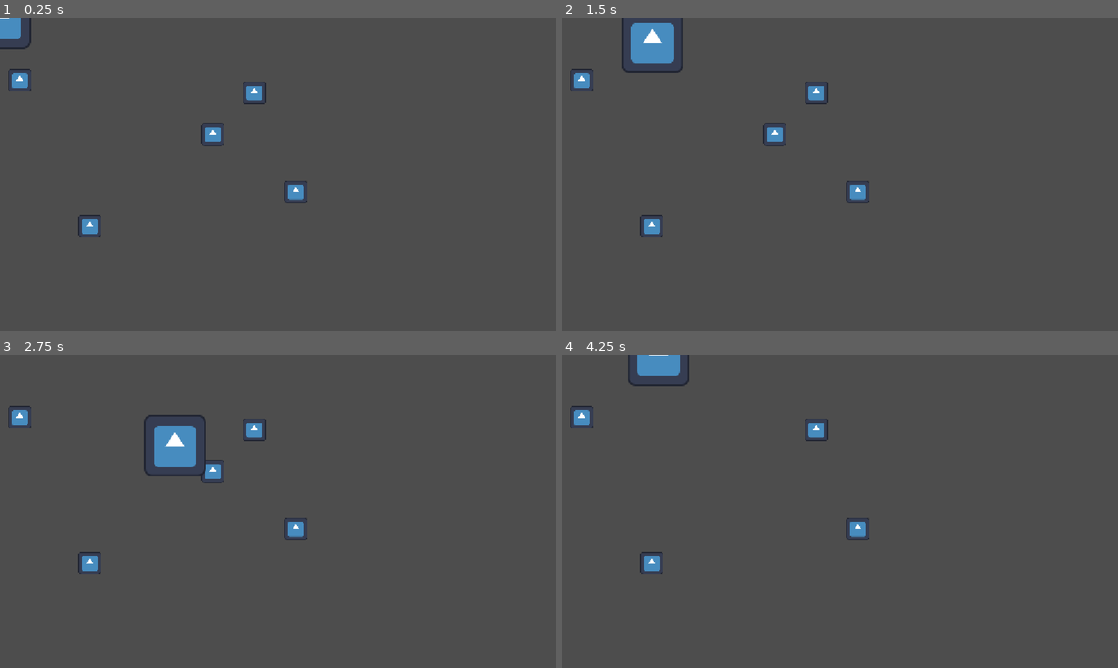
Above: before the commit, frames 1-4 (two rows, left to right).
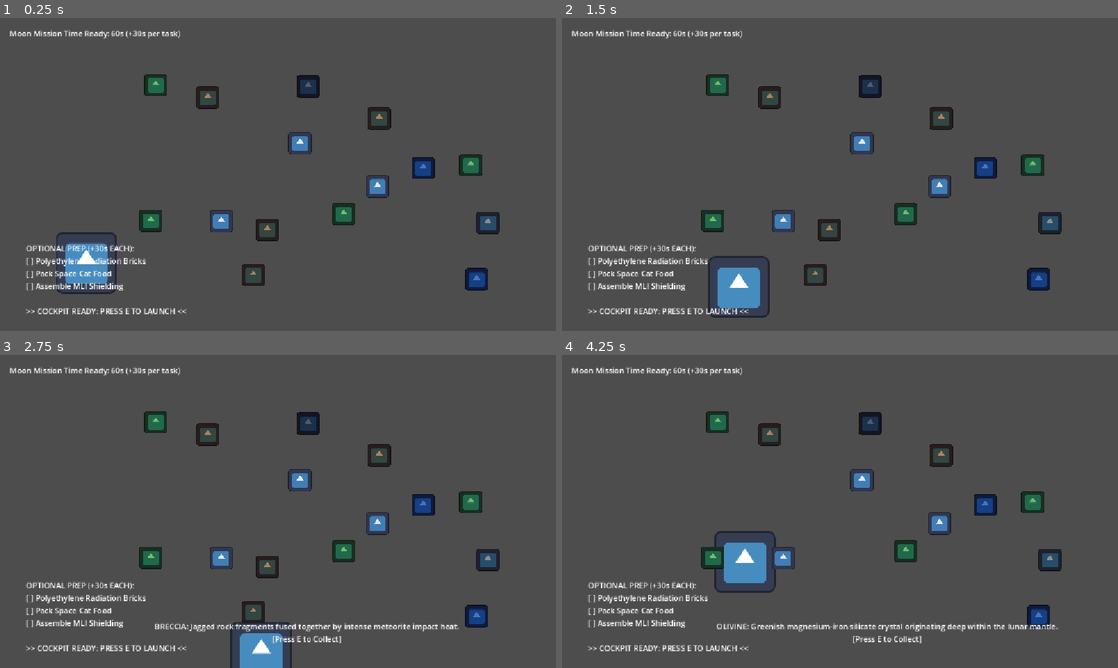
Above: after the commit, the same moments.

Repository: duha-oruc/astromeow
Game: Godot game, scene res://MoonSurface.tscn
Same seed, same stepped clock (60 frames per second), same inputs: the game is played once before the commit and once after it. This scene is started directly instead of the project's main scene. The engine's default icon, where the game draws it, is replaced by a stand-in: a white triangle on a blue panel in a dark square.
Inputs:
- Up to frame 1 (0.25 s): no input
- Up to frame 2 (1.5 s): tap Enter at 0.5 s; hold Right (ui_right) 0.53-1.28 s; hold E (interact) 0.53-1.28 s; hold Down (ui_down) from 1.28 s (still down); tap E (interact) at 1.35 s
- Up to frame 3 (2.75 s): release Down (ui_down) at 2.03 s; hold Right (ui_right) from 2.03 s (still down); hold E (interact) from 2.03 s (still down)
- Up to frame 4 (4.25 s): release Right (ui_right) at 2.78 s; release E (interact) at 2.78 s; hold Up (ui_up) 2.78-3.53 s; tap E (interact) at 2.85 s; hold Left (ui_left) from 3.53 s (still down); hold E (interact) from 3.53 s (still down)

The runs differ from the first frame. In frame 1, 8.1% of the frame differs, in the area x 0-90%, y 0-95%; in frame 2, 9.2%; in frame 3, 9.7%, in the area x 1-90%, y 3-100%; in frame 4, 8.7%.

Commit message:
almost finished!!!

Diff:
--- a/CatPlayer.gd
+++ b/CatPlayer.gd
@@ -9,6 +9,10 @@
 	velocity = direction * speed
 	move_and_slide()
 
+	var screen_size = get_viewport_rect().size
+	global_position.x = clamp(global_position.x, 32.0, screen_size.x - 32.0)
+	global_position.y = clamp(global_position.y, 32.0, screen_size.y - 32.0)
+
 	# Flip sprite based on movement
 	if direction.x != 0:
 		$Sprite2D.flip_h = direction.x < 0
--- a/CatPlayer.tscn
+++ b/CatPlayer.tscn
@@ -7,6 +7,7 @@
 size = Vector2(128, 128)
 
 [node name="CatPlayer" type="CharacterBody2D" unique_id=1714807404]
+position = Vector2(179, 507)
 script = ExtResource("1_0xm2m")
 
 [node name="Sprite2D" type="Sprite2D" parent="." unique_id=39040301]
--- a/CockpitConsole.gd
+++ b/CockpitConsole.gd
@@ -4,10 +4,8 @@
 	if Input.is_action_just_pressed("interact"):
 		var player = get_parent().get_node_or_null("CatPlayer")
 		if player and global_position.distance_to(player.global_position) < 120.0:
-			if GameManager.all_tasks_done():
-				GameManager.current_phase = "MOON"
-				GameManager.is_timer_running = false
-				GameManager.emit_signal("stats_updated")
-				get_tree().current_scene.load_moon_surface()
+			var current = get_tree().current_scene
+			if current.has_method("load_launch_cutscene"):
+				current.load_launch_cutscene()
 			else:
-				print("Meow! Finish all pre-flight preparations first!")
+				get_tree().change_scene_to_file("res://LaunchCutscene.tscn")
--- a/GameManager.gd
+++ b/GameManager.gd
@@ -2,58 +2,86 @@
 
 signal stats_updated
 signal game_over(won: bool, reason: String)
+signal rock_hovered(info_text: String)
 
-# Phase 1: Ship Prep Tasks
+# Phase 1: Optional Ship Prep Tasks (+30s each)
 var tasks = {
-	"polyethylene": false, # Radiation shielding bricks
-	"space_food": false,   # Rations
-	"mli": false           # Multi-Layer Insulation
+	"polyethylene": false,
+	"space_food": false,
+	"mli": false
 }
 
-# Timer / Mission Readiness Counter
-var mission_timer: float = 60.0
-var is_timer_running: bool = true
-var current_phase: String = "SHIP" # "SHIP" or "MOON"
+# Phase 2: Dynamic 5-Rock Mission Targets
+var all_rock_types = ["Basalt", "Anorthosite", "Breccia", "Regolith", "Ilmenite", "Olivine"]
+const ROCK_DESCRIPTIONS = {
+	"Basalt": "(iron & magnesium)",
+	"Anorthosite": "Bright white highland",
+	"Breccia": "Jagged rock fragments",
+	"Regolith": "Fine, powdery lunar dust",
+	"Ilmenite": "Titanium-iron oxide",
+	"Olivine": "Greenish magnesium-iron crystal"
+}
+var target_rocks: Dictionary = {}
+var collected_rocks: Dictionary = {}
 
-# Phase 2: Moon Rock Collection
-var target_rocks = {
-	"Basalt": 3,
-	"Anorthosite": 2
-}
-var collected_rocks = {
-	"Basalt": 0,
-	"Anorthosite": 0
-}
+var time_left: float = 60.0 # Base 1 minute for the Moon phase
+var is_timer_running: bool = false
+var current_phase: String = "SHIP"
+
+func _ready() -> void:
+	generate_random_targets()
+
+func generate_random_targets() -> void:
+	target_rocks.clear()
+	collected_rocks.clear()
+
+	for i in range(5):
+		var chosen = all_rock_types.pick_random()
+		target_rocks[chosen] = target_rocks.get(chosen, 0) + 1
+		collected_rocks[chosen] = 0
 
 func _process(delta: float) -> void:
-	if is_timer_running and current_phase == "SHIP":
-		mission_timer -= delta
+	if current_phase == "MOON" and is_timer_running and time_left > 0:
+		time_left -= delta
 		emit_signal("stats_updated")
-
-		if mission_timer <= 0:
-			mission_timer = 0
+		if time_left <= 0:
+			time_left = 0
 			is_timer_running = false
-			emit_signal("game_over", false, "Time ran out before launch preparations were finished!")
+			emit_signal("game_over", false, "Oxygen/Power depleted before all 5 samples were collected!")
 
 func complete_task(task_name: String) -> void:
 	if tasks.has(task_name) and not tasks[task_name]:
 		tasks[task_name] = true
+		time_left += 30.0 # +30 seconds bonus for Moon phase
 		emit_signal("stats_updated")
 
-func all_tasks_done() -> bool:
-	return tasks["polyethylene"] and tasks["space_food"] and tasks["mli"]
+func start_moon_phase() -> void:
+	current_phase = "MOON"
+	is_timer_running = true
+	emit_signal("stats_updated")
 
 func collect_rock(rock_type: String) -> void:
-	if collected_rocks.has(rock_type):
+	if target_rocks.has(rock_type):
 		collected_rocks[rock_type] += 1
 		emit_signal("stats_updated")
 		check_moon_win_condition()
+	else:
+		print("Not on the target list: ", rock_type)
 
 func check_moon_win_condition() -> void:
-	var won = true
-	for rock in target_rocks:
-		if collected_rocks[rock] < target_rocks[rock]:
-			won = false
-			break
-	if won:
-		emit_signal("game_over", true, "Mission Accomplished! AstroCat collected all lunar samples!")
+	for rock_type in target_rocks.keys():
+		if collected_rocks.get(rock_type, 0) < target_rocks[rock_type]:
+			return
+
+	is_timer_running = false
+	emit_signal("game_over", true, "Mission Success! All 5 target lunar samples collected!")
+
+func reset_game() -> void:
+	tasks["polyethylene"] = false
+	tasks["space_food"] = false
+	tasks["mli"] = false
+	time_left = 60.0
+	is_timer_running = false
+	current_phase = "SHIP"
+	generate_random_targets()
+	emit_signal("stats_updated")
--- a/HUD.gd
+++ b/HUD.gd
@@ -1,36 +1,55 @@
 extends CanvasLayer
 
-@onready var timer_label: Label = $TimerLabel
-@onready var checklist_label: Label = $ChecklistLabel
-@onready var end_panel: Panel = $EndPanel
-@onready var end_message: Label = $EndPanel/EndMessage
+@onready var timer_label = $TimerLabel
+@onready var checklist_label = $ChecklistLabel
+@onready var end_panel = $EndPanel
+@onready var end_message = $EndPanel/EndMessage
+@onready var rock_info_label = $RockInfoLabel
+@onready var play_again_button = $EndPanel/PlayAgainButton
 
 func _ready() -> void:
 	end_panel.visible = false
+	rock_info_label.visible = false
 	GameManager.stats_updated.connect(update_ui)
-	GameManager.game_over.connect(_on_game_over)
+	GameManager.game_over.connect(show_end_screen)
+	GameManager.rock_hovered.connect(show_rock_info)
+	play_again_button.pressed.connect(_on_play_again_pressed)
 	update_ui()
+
+func show_rock_info(info_text: String) -> void:
+	if info_text == "":
+		rock_info_label.visible = false
+	else:
+		rock_info_label.text = info_text
+		rock_info_label.visible = true
 
 func update_ui() -> void:
 	if GameManager.current_phase == "SHIP":
-		timer_label.text = "Launch Window: %.1fs" % GameManager.mission_timer
-
+		timer_label.text = "Moon Mission Time Ready: %.0fs (+30s per task)" % GameManager.time_left
 		var t = GameManager.tasks
-		checklist_label.text = "PRE-FLIGHT CHECKLIST:\n"
+		checklist_label.text = "OPTIONAL PREP (+30s EACH):\n"
 		checklist_label.text += "[%s] Polyethylene Radiation Bricks\n" % ("X" if t["polyethylene"] else " ")
 		checklist_label.text += "[%s] Pack Space Cat Food\n" % ("X" if t["space_food"] else " ")
 		checklist_label.text += "[%s] Assemble MLI Shielding\n" % ("X" if t["mli"] else " ")
-		if GameManager.all_tasks_done():
-			checklist_label.text += "\n>> GO TO COCKPIT TO LAUNCH! <<"
+		checklist_label.text += "\n>> COCKPIT READY: PRESS E TO LAUNCH <<"
+	else:
+		timer_label.text = "Lunar Time Left: %.1fs" % GameManager.time_left
+		checklist_label.text = "COLLECT 5 TARGET SAMPLES:\n"
+		for rock_type in GameManager.target_rocks.keys():
+			var have = GameManager.collected_rocks.get(rock_type, 0)
+			var need = GameManager.target_rocks[rock_type]
+			var mark = "X" if have >= need else " "
+			var desc = GameManager.ROCK_DESCRIPTIONS.get(rock_type, rock_type)
+			checklist_label.text += "[%s] %s (%d/%d)\n" % [mark, desc, have, need]
 
-	elif GameManager.current_phase == "MOON":
-		timer_label.text = "LOCATION: LUNAR SURFACE"
-		var c = GameManager.collected_rocks
-		var req = GameManager.target_rocks
-		checklist_label.text = "COLLECT TARGET SAMPLES:\n"
-		checklist_label.text += "Basalt: %d / %d\n" % [c["Basalt"], req["Basalt"]]
-		checklist_label.text += "Anorthosite: %d / %d" % [c["Anorthosite"], req["Anorthosite"]]
+func show_end_screen(won: bool, reason: String) -> void:
+	rock_info_label.visible = false
+	end_panel.visible = true
+	end_message.text = ("VICTORY!\n" if won else "MISSION LOST:\n") + reason
+	get_tree().paused = true
 
-func _on_game_over(won: bool, reason: String) -> void:
-	end_panel.visible = true
-	end_message.text = ("VICTORY!\n" if won else "MISSION FAILED!\n") + reason
+func _on_play_again_pressed() -> void:
+	get_tree().paused = false
+	end_panel.visible = false
+	GameManager.reset_game()
+	get_tree().change_scene_to_file("res://Main.tscn")
--- a/HUD.tscn
+++ b/HUD.tscn
@@ -3,6 +3,7 @@
 [ext_resource type="Script" uid="uid://cgab14e3m46rw" path="res://HUD.gd" id="1_k5de2"]
 
 [node name="HUD" type="CanvasLayer" unique_id=1034914019]
+process_mode = 3
 script = ExtResource("1_k5de2")
 
 [node name="TimerLabel" type="Label" parent="." unique_id=2113847196]
@@ -12,10 +13,10 @@
 offset_bottom = 43.0
 
 [node name="ChecklistLabel" type="Label" parent="." unique_id=640409084]
-offset_left = 20.0
-offset_top = 40.0
-offset_right = 60.0
-offset_bottom = 63.0
+offset_left = 54.0
+offset_top = 465.0
+offset_right = 95.0
+offset_bottom = 488.0
 
 [node name="EndPanel" type="Panel" parent="." unique_id=463119844]
 offset_right = 87.0
@@ -27,3 +28,18 @@
 offset_top = 25.0
 offset_right = 64.0
 offset_bottom = 48.0
+
+[node name="PlayAgainButton" type="Button" parent="EndPanel" unique_id=1075554548]
+layout_mode = 0
+offset_left = 400.0
+offset_top = 300.0
+offset_right = 560.0
+offset_bottom = 345.0
+text = "Play Again"
+
+[node name="RockInfoLabel" type="Label" parent="." unique_id=1912164652]
+offset_left = 320.0
+offset_top = 550.0
+offset_right = 360.0
+offset_bottom = 573.0
+horizontal_alignment = 1
--- /dev/null
+++ b/LaunchCutscene.gd
@@ -0,0 +1,31 @@
+extends Node2D
+
+@onready var ship = $ShipSprite
+@onready var earth = $EarthSprite
+@onready var moon = $MoonSprite
+@onready var status_label = $Label
+
+const LAUNCH_MESSAGES = [
+	"Moon is 3.7x smaller than Earth!",
+	"Moon's mass is 73,476,730,924,573,500,000,000 kg!",
+	"Moon's radius is 1,737.5 km!"
+]
+
+func _ready() -> void:
+	HUD.visible = false
+	status_label.text = LAUNCH_MESSAGES.pick_random()
+	ship.global_position = earth.global_position
+
+	var tween = create_tween().set_parallel(true)
+	tween.tween_property(ship, "global_position", moon.global_position, 2.0).set_trans(Tween.TRANS_SINE).set_ease(Tween.EASE_IN_OUT)
+	tween.tween_property(ship, "scale", Vector2(0.4, 0.4), 2.0)
+
+	await tween.finished
+	HUD.visible = true
+	GameManager.start_moon_phase()
+
+	var current = get_tree().current_scene
+	if current.has_method("load_moon_surface"):
+		current.load_moon_surface()
+	else:
+		get_tree().change_scene_to_file("res://MoonSurface.tscn")
--- /dev/null
+++ b/LaunchCutscene.tscn
@@ -0,0 +1,45 @@
+[gd_scene format=3 uid="uid://cmh3soe48b6de"]
+
+[ext_resource type="Script" uid="uid://bv3lketifhgvs" path="res://LaunchCutscene.gd" id="1_urpuw"]
+[ext_resource type="Texture2D" uid="uid://cnfht6x5tidr2" path="res://earth.png" id="2_3f5o8"]
+[ext_resource type="Texture2D" uid="uid://baajuhu8oejwf" path="res://moon.png" id="3_j75rv"]
+[ext_resource type="Texture2D" uid="uid://oh335a07abce" path="res://spaceRockets_001.png" id="4_18enw"]
+
+[sub_resource type="FontVariation" id="FontVariation_urpuw"]
+
+[node name="LaunchCutscene" type="Node2D" unique_id=1548249220]
+script = ExtResource("1_urpuw")
+
+[node name="ColorRect" type="ColorRect" parent="." unique_id=1308891731]
+offset_left = 1.0
+offset_top = -1.0
+offset_right = 1153.0
+offset_bottom = 647.0
+color = Color(0.023529412, 0.03137255, 0.078431375, 1)
+
+[node name="EarthSprite" type="Sprite2D" parent="." unique_id=1892287209]
+position = Vector2(206, 307.375)
+scale = Vector2(0.4920635, 0.49279836)
+texture = ExtResource("2_3f5o8")
+
+[node name="MoonSprite" type="Sprite2D" parent="." unique_id=2064481149]
+position = Vector2(1033, 315)
+scale = Vector2(0.13159184, 0.13378914)
+texture = ExtResource("3_j75rv")
+
+[node name="ShipSprite" type="Sprite2D" parent="." unique_id=807784353]
+position = Vector2(490, 308)
+rotation = 1.5707964
+scale = Vector2(0.45081967, 0.36096257)
+texture = ExtResource("4_18enw")
+
+[node name="Label" type="Label" parent="." unique_id=2115193169]
+offset_left = 302.0
+offset_top = 33.0
+offset_right = 841.0
+offset_bottom = 126.0
+theme_override_fonts/font = SubResource("FontVariation_urpuw")
+theme_override_font_sizes/font_size = 32
+text = "Moon is 3.7x smaller than Earth!
+"
+horizontal_alignment = 1
--- a/LunarRock.gd
+++ b/LunarRock.gd
@@ -1,19 +1,48 @@
 extends Area2D
 
-@export_enum("Basalt", "Anorthosite", "DecoyRock") var rock_type: String = "Basalt"
+@export var rock_type: String = "Basalt"
+
+const ROCK_COLORS = {
+	"Basalt": Color(0.35, 0.35, 0.4),
+	"Anorthosite": Color(0.9, 0.9, 0.95),
+	"Breccia": Color(0.7, 0.5, 0.35),
+	"Regolith": Color(0.55, 0.55, 0.55),
+	"Ilmenite": Color(0.3, 0.45, 0.7),
+	"Olivine": Color(0.45, 0.75, 0.4)
+}
+
+const ROCK_INFO = {
+	"Basalt": "BASALT: Dark volcanic rock from ancient lunar lava flows (maria). Rich in iron and magnesium.",
+	"Anorthosite": "ANORTHOSITE: Bright white rock forming the Moon's ancient highlands. Over 4 billion years old.",
+	"Breccia": "BRECCIA: Jagged rock fragments fused together by intense meteorite impact heat.",
+	"Regolith": "REGOLITH: Fine, powdery lunar dust and crushed rock created by billions of micrometeorite impacts.",
+	"Ilmenite": "ILMENITE: Titanium-iron oxide mineral. Key future resource for extracting oxygen and water on the Moon.",
+	"Olivine": "OLIVINE: Greenish magnesium-iron silicate crystal originating deep within the lunar mantle."
+}
+
+var is_player_near: bool = false
 
 func _ready() -> void:
-	body_entered.connect(_on_body_entered)
-	body_exited.connect(_on_body_exited)
+	if has_node("Sprite2D") and ROCK_COLORS.has(rock_type):
+		$Sprite2D.modulate = ROCK_COLORS[rock_type]
 
-func _on_body_entered(body: Node2D) -> void:
-	if body.name == "CatPlayer":
-		body.nearby_interactable = self
+func _process(_delta: float) -> void:
+	var player = get_parent().get_node_or_null("CatPlayer")
+	if not player:
+		return
 
-func _on_body_exited(body: Node2D) -> void:
-	if body.name == "CatPlayer" and body.nearby_interactable == self:
-		body.nearby_interactable = null
+	var dist = global_position.distance_to(player.global_position)
 
-func interact() -> void:
-	GameManager.collect_rock(rock_type)
-	queue_free()
+	if dist < 90.0:
+		if not is_player_near:
+			is_player_near = true
+			var info = ROCK_INFO.get(rock_type, rock_type) + "\n[Press E to Collect]"
+			GameManager.emit_signal("rock_hovered", info)
+
+		if Input.is_action_just_pressed("interact"):
+			GameManager.emit_signal("rock_hovered", "")
+			GameManager.collect_rock(rock_type)
+			queue_free()
+	elif is_player_near:
+		is_player_near = false
+		GameManager.emit_signal("rock_hovered", "")
--- /dev/null
+++ b/LunarRock.tscn
@@ -0,0 +1,17 @@
+[gd_scene format=3 uid="uid://bhgg12kbqqrkx"]
+
+[ext_resource type="Script" uid="uid://dwlmj3gym37sc" path="res://LunarRock.gd" id="1_djy0l"]
+[ext_resource type="Texture2D" uid="uid://c2hpp8wf0jslp" path="res://icon.svg" id="2_hncyk"]
+
+[sub_resource type="CircleShape2D" id="CircleShape2D_vki55"]
+radius = 26.0
+
+[node name="LunarRock" type="Area2D" unique_id=515775901]
+script = ExtResource("1_djy0l")
+
+[node name="Sprite2D" type="Sprite2D" parent="." unique_id=1575413548]
+scale = Vector2(0.375, 0.359375)
+texture = ExtResource("2_hncyk")
+
+[node name="CollisionShape2D" type="CollisionShape2D" parent="." unique_id=172920894]
+shape = SubResource("CircleShape2D_vki55")
--- a/Main.tscn
+++ b/Main.tscn
@@ -2,11 +2,8 @@
 
 [ext_resource type="Script" uid="uid://f763oftig5um" path="res://Main.gd" id="1_r0du0"]
 [ext_resource type="PackedScene" uid="uid://bi1ovrixv6v4c" path="res://ShipInterior.tscn" id="2_cm0pq"]
-[ext_resource type="PackedScene" uid="uid://corny8aks3kiv" path="res://HUD.tscn" id="3_fos0i"]
 
 [node name="Main" type="Node2D" unique_id=1795465811]
 script = ExtResource("1_r0du0")
 
 [node name="ShipInterior" parent="." unique_id=1216393957 instance=ExtResource("2_cm0pq")]
-
-[node name="HUD" parent="." unique_id=1034914019 instance=ExtResource("3_fos0i")]
--- /dev/null
+++ b/MoonSurface.gd
@@ -0,0 +1,40 @@
+extends Node2D
+
+var rock_scene = preload("res://LunarRock.tscn")
+
+func _ready() -> void:
+	spawn_15_random_rocks()
+
+func spawn_15_random_rocks() -> void:
+	var rocks_to_spawn: Array[String] = []
+
+	# 1. Guarantee all 5 target rocks are included on the Moon
+	for rock_type in GameManager.target_rocks.keys():
+		var count = GameManager.target_rocks[rock_type]
+		for i in range(count):
+			rocks_to_spawn.append(rock_type)
+
+	# 2. Fill the remaining 10 slots with random distractor rocks
+	while rocks_to_spawn.size() < 15:
+		rocks_to_spawn.append(GameManager.all_rock_types.pick_random())
+
+	# 3. Spawn all 15 at random positions inside the screen (avoiding the top-left HUD)
+	var placed_positions: Array[Vector2] = []
+	for rock_type in rocks_to_spawn:
+		var rock = rock_scene.instantiate()
+		rock.rock_type = rock_type
+		rock.position = get_valid_random_position(placed_positions)
+		placed_positions.append(rock.position)
+		add_child(rock)
+
+func get_valid_random_position(existing: Array[Vector2]) -> Vector2:
+	for attempt in range(30):
+		var pos = Vector2(randf_range(280, 1050), randf_range(100, 560))
+		var too_close = false
+		for other in existing:
+			if pos.distance_to(other) < 75.0:
+				too_close = true
+				break
+		if not too_close:
+			return pos
+	return Vector2(randf_range(280, 1050), randf_range(100, 560))
--- a/MoonSurface.tscn
+++ b/MoonSurface.tscn
@@ -1,74 +1,9 @@
 [gd_scene format=3 uid="uid://c1vaupuegwnlk"]
 
 [ext_resource type="PackedScene" uid="uid://bc44afvxaqb10" path="res://CatPlayer.tscn" id="1_8ysln"]
-[ext_resource type="Script" uid="uid://dwlmj3gym37sc" path="res://LunarRock.gd" id="2_ss2c7"]
-[ext_resource type="Texture2D" uid="uid://c2hpp8wf0jslp" path="res://icon.svg" id="3_pc3p3"]
-
-[sub_resource type="CircleShape2D" id="CircleShape2D_vki55"]
-radius = 26.0
+[ext_resource type="Script" uid="uid://ca5n5yhe00nnk" path="res://MoonSurface.gd" id="1_yc0y6"]
 
 [node name="MoonSurface" type="Node2D" unique_id=214586296]
-
-[node name="BasaltRock" type="Area2D" parent="." unique_id=783810202]
-script = ExtResource("2_ss2c7")
-
-[node name="Sprite2D" type="Sprite2D" parent="BasaltRock" unique_id=1133273763]
-position = Vector2(441, 241)
-scale = Vector2(0.375, 0.359375)
-texture = ExtResource("3_pc3p3")
-
-[node name="CollisionShape2D" type="CollisionShape2D" parent="BasaltRock" unique_id=35596143]
-position = Vector2(441, 241)
-shape = SubResource("CircleShape2D_vki55")
-
-[node name="BasaltRock2" type="Area2D" parent="." unique_id=1900899927]
-script = ExtResource("2_ss2c7")
-
-[node name="Sprite2D" type="Sprite2D" parent="BasaltRock2" unique_id=603521449]
-position = Vector2(527, 155)
-scale = Vector2(0.375, 0.359375)
-texture = ExtResource("3_pc3p3")
-
-[node name="CollisionShape2D" type="CollisionShape2D" parent="BasaltRock2" unique_id=610647723]
-position = Vector2(528, 156)
-shape = SubResource("CircleShape2D_vki55")
-
-[node name="BasaltRock3" type="Area2D" parent="." unique_id=228162571]
-script = ExtResource("2_ss2c7")
-
-[node name="Sprite2D" type="Sprite2D" parent="BasaltRock3" unique_id=385191276]
-position = Vector2(186, 431)
-scale = Vector2(0.375, 0.359375)
-texture = ExtResource("3_pc3p3")
-
-[node name="CollisionShape2D" type="CollisionShape2D" parent="BasaltRock3" unique_id=465817234]
-position = Vector2(186, 431)
-shape = SubResource("CircleShape2D_vki55")
-
-[node name="Anarthosi" type="Area2D" parent="." unique_id=1657719201]
-script = ExtResource("2_ss2c7")
-rock_type = "Anorthosite"
-
-[node name="Sprite2D" type="Sprite2D" parent="Anarthosi" unique_id=1015397858]
-position = Vector2(41, 129)
-scale = Vector2(0.375, 0.359375)
-texture = ExtResource("3_pc3p3")
-
-[node name="CollisionShape2D" type="CollisionShape2D" parent="Anarthosi" unique_id=448294892]
-position = Vector2(41, 128)
-shape = SubResource("CircleShape2D_vki55")
-
-[node name="Anarthosite" type="Area2D" parent="." unique_id=1472356814]
-script = ExtResource("2_ss2c7")
-rock_type = "Anorthosite"
-
-[node name="Sprite2D" type="Sprite2D" parent="Anarthosite" unique_id=867198033]
-position = Vector2(613, 360)
-scale = Vector2(0.375, 0.359375)
-texture = ExtResource("3_pc3p3")
-
-[node name="CollisionShape2D" type="CollisionShape2D" parent="Anarthosite" unique_id=472274994]
-position = Vector2(613, 361)
-shape = SubResource("CircleShape2D_vki55")
+script = ExtResource("1_yc0y6")
 
 [node name="CatPlayer" parent="." unique_id=1714807404 instance=ExtResource("1_8ysln")]
--- a/project.godot
+++ b/project.godot
@@ -18,6 +18,7 @@
 [autoload]
 
 GameManager="*uid://csxndy5mbly4b"
+HUD="*uid://corny8aks3kiv"
 
 [display]
 
Not shown, added: LaunchCutscene.gd.uid
Not shown, added: MoonSurface.gd.uid
Binary file added: earth.png
Not shown, added: earth.png.import
Binary file added: moon.png
Not shown, added: moon.png.import
Binary file added: spaceRockets_001.png
Not shown, added: spaceRockets_001.png.import
